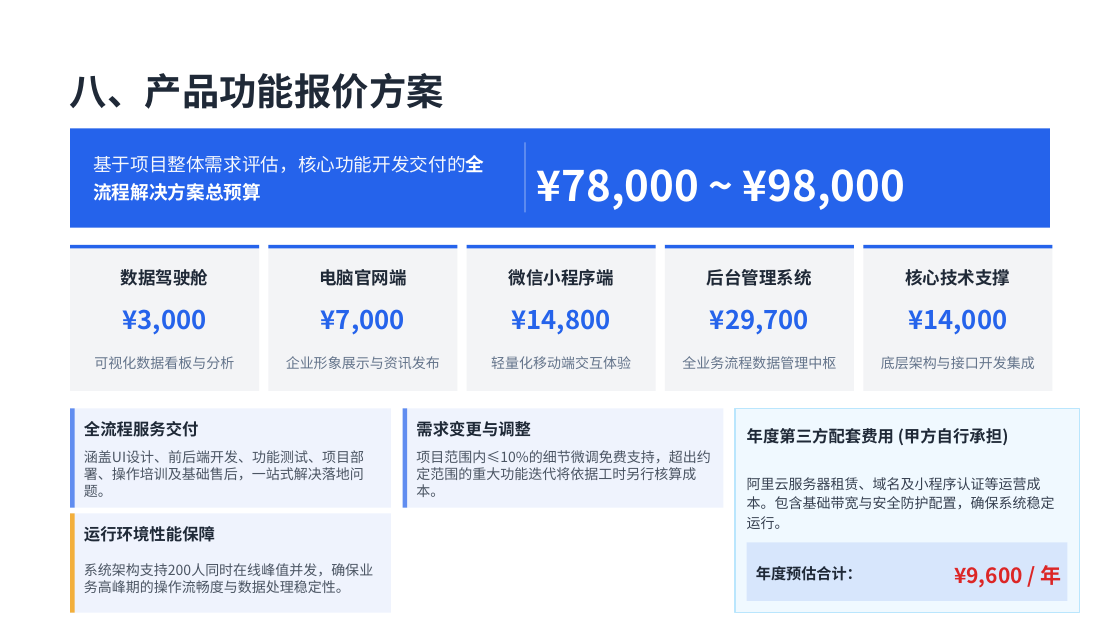
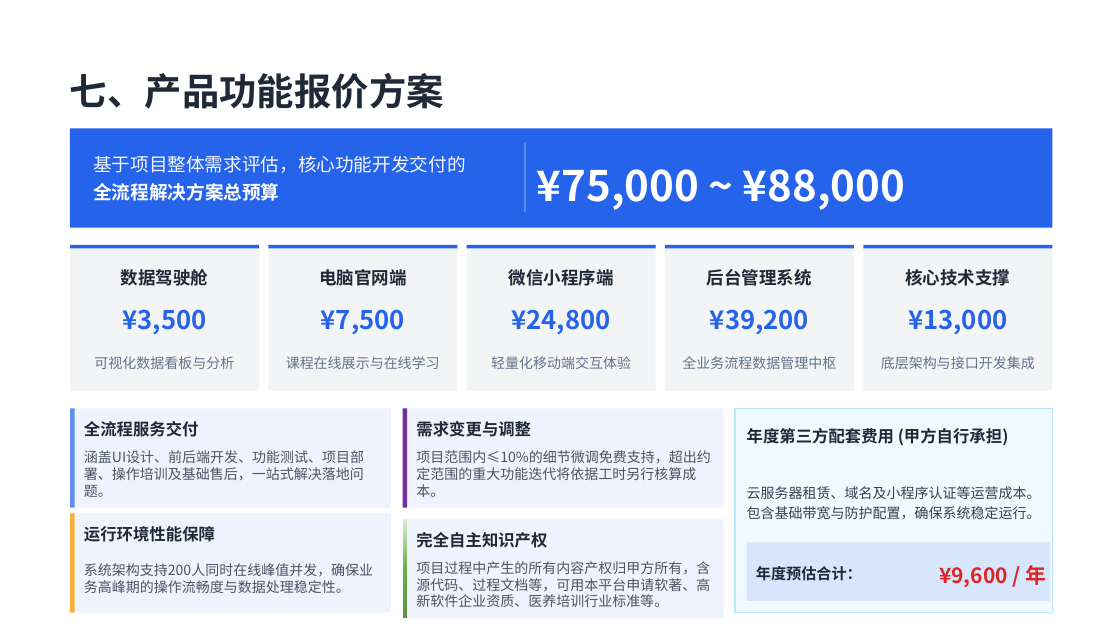
Before and after one commit to user007a/project, a slide deck: slide 27 of pro_sanzhutraining/docs/项目建设方案.pptx (slide 28 before the commit). Drawn at 1120x630 pixels with LibreOffice and Linux fonts; fonts in the diff are those of the drawing. Boxes give left, top, right and bottom in pixels: in the first picture for what was removed or moved away, otherwise in the second. Text is boxed around its words. In the diff, an @@ line names an element or a change of style, - is before the commit and + after.

```diff
--- a/pro_sanzhutraining/docs/项目建设方案.pptx
+++ b/pro_sanzhutraining/docs/项目建设方案.pptx
@@ text at box(70, 73, 444, 109): text changed @@
-八、产品功能报价方案
+七、产品功能报价方案
@@ text at box(93, 156, 465, 201): text changed @@
-基于项目整体需求评估，核心功能开发交付的全流程解决方案总预算
+基于项目整体需求评估，核心功能开发交付的
+全流程解决方案总预算
@@ text at box(537, 169, 905, 210): text changed @@
-¥78,000 ~ ¥98,000
+¥75,000 ~ ¥88,000
@@ text at box(123, 309, 207, 335): text changed @@
-¥3,000
+¥3,500
@@ text at box(321, 309, 405, 335): text changed @@
-¥7,000
+¥7,500
@@ text at box(512, 309, 611, 335): text changed @@
-¥14,800
+¥24,800
@@ text at box(710, 309, 809, 335): text changed @@
-¥29,700
+¥39,200
@@ text at box(908, 309, 1007, 335): text changed @@
-¥14,000
+¥13,000
@@ text at box(286, 356, 440, 369): text changed @@
-企业形象展示与资讯发布
+课程在线展示与在线学习
@@ rounded rectangle at box(402, 408, 408, 507): fill #2563EB at 70% opacity to #7030A0 @@
@@ rounded rectangle: place and size @@
-rounded rectangle at box(735, 408, 1080, 613)
+rounded rectangle at box(735, 408, 1053, 613)
@@ text at box(747, 486, 1041, 519): text changed @@
-阿里云服务器租赁、域名及小程序认证等运营成本。包含基础带宽与安全防护配置，确保系统稳定运行。
+云服务器租赁、域名及小程序认证等运营成本。包含基础带宽与防护配置，确保系统稳定运行。
@@ rounded rectangle added at box(402, 519, 723, 618), fill #2563EB at 7% opacity @@
@@ rounded rectangle added at box(402, 519, 408, 618), fill gradient #DBECD0 to #70AD47 to #5F933C @@
@@ text added at box(416, 532, 547, 548), 14 pt, text #1F2937, bold @@
+完全自主知识产权
@@ text added at box(416, 561, 710, 607), 12 pt, text #4B5563 @@
+项目过程中产生的所有内容产权归甲方所有，含源代码、过程文档等，可用本平台申请软著、高新软件企业资质、医养培训行业标准等。
@@ rounded rectangle: place and size @@
-rounded rectangle at box(747, 543, 1068, 601)
+rounded rectangle at box(747, 543, 1050, 601)
@@ text "¥9,600 / 年": place and size @@
-text "¥9,600 / 年" at box(954, 565, 1062, 587)
+text "¥9,600 / 年" at box(939, 565, 1047, 587)
```
Also in this commit, not shown: 8 other slides changed, 1 slide removed, 3 other files.
